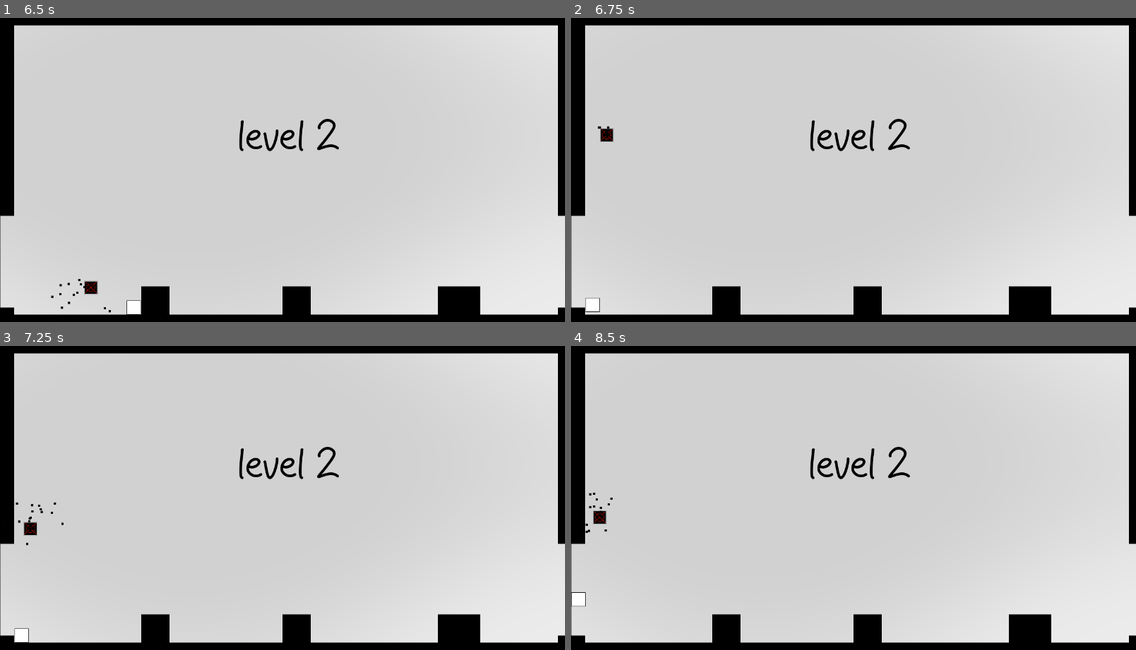
Above: before the commit, frames 1-4 (two rows, left to right).
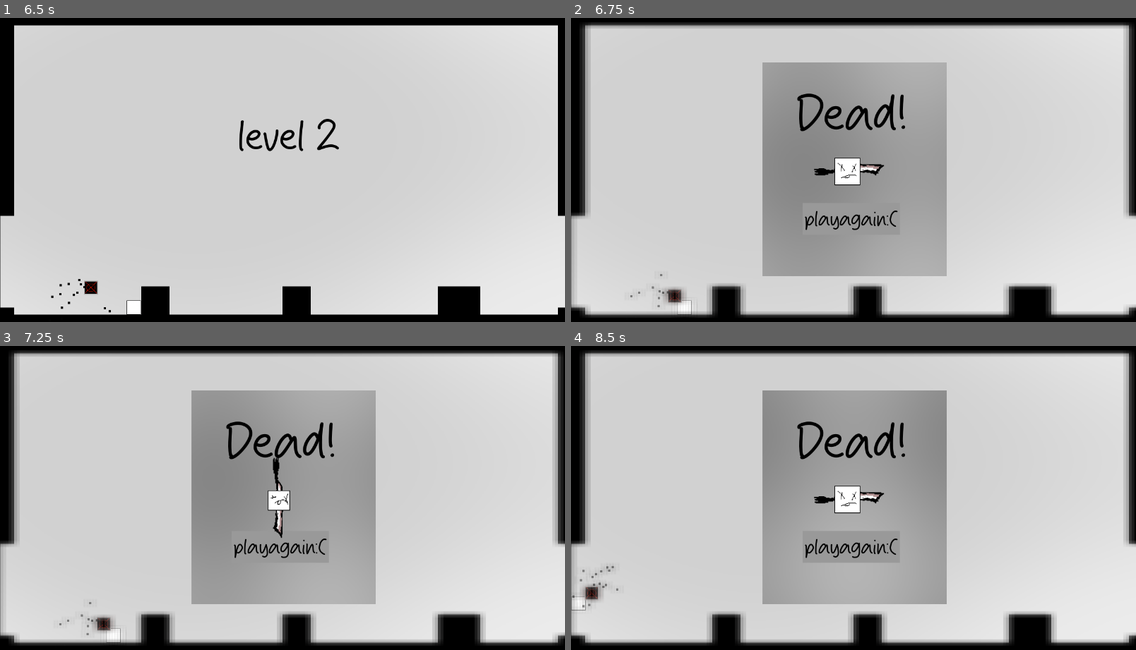
Above: after the commit, the same moments.

Repository: slothfs/It-follows
Game: Godot game, scene res://scenes/level/main_menu.tscn
The game is run twice, just before and just after one commit, with the same random seed, the same clock (stepped at 60 frames per second) and the same inputs.
Inputs (mouse positions are in pixels of both pictures, inside the frame that each line leads up to):
- Up to frame 1 (6.5 s): click (305, 170) at 0.5 s; tap Enter at 1.25 s; hold D (right) 1.28-2.78 s; tap Alt every 1.5 s from 1.35 to 5.85 s; tap W (jump) at 1.52, 2.27, 3.77, 4.52, 5.27 s; tap Shift at 2.1, 3.6, 5.1 s; hold A (left) 2.78-3.53 s; hold D (right) 3.53-5.03 s; hold A (left) 5.03-5.78 s; hold D (right) from 5.78 s (still down)
- Up to frame 2 (6.75 s): release D (right) at 6.53 s; hold A (left) from 6.53 s (still down); tap Shift at 6.6 s
- Up to frame 3 (7.25 s): keep holding A (left); tap W (jump) at 6.77 s
- Up to frame 4 (8.5 s): release A (left) at 7.25 s; click (853, 546) at 7.25 s, where only the run after the commit has a clickable "playagain:("; hold A (left) from 8.03 s (still down); tap Alt at 8.1 s; tap W (jump) at 8.27 s

Frame 1 is identical in both runs. In frame 2, 30% of the frame differs, in the area x 0-100%, y 1-99%; in frame 3, 30%; in frame 4, 30%.

Commit message:
added a game over system

Diff:
--- a/project.godot
+++ b/project.godot
@@ -19,6 +19,7 @@
 
 window/size/viewport_width=1280
 window/size/viewport_height=720
+mouse_cursor/custom_image="uid://djx6ydn2hilas"
 
 [editor_plugins]
 
--- /dev/null
+++ b/scenes/level/death_screen.gd
@@ -0,0 +1,11 @@
+extends CanvasLayer
+
+func _ready() -> void:
+	hide()
+	process_mode = Node.PROCESS_MODE_WHEN_PAUSED
+
+
+
+
+func _on_button_pressed() -> void:
+	get_tree().reload_current_scene()
--- /dev/null
+++ b/scenes/level/death_screen.tscn
@@ -0,0 +1,117 @@
+[gd_scene format=3 uid="uid://b3y0bmpmyvu0a"]
+
+[ext_resource type="Shader" uid="uid://cxskjmb232tlu" path="res://scenes/level/pause_menu.gdshader" id="1_7rqh4"]
+[ext_resource type="Script" uid="uid://bdylhn6uu7qj7" path="res://scenes/level/death_screen.gd" id="1_l5e0p"]
+[ext_resource type="Shader" uid="uid://bjo4a3i2xdo53" path="res://scenes/lvl.gdshader" id="2_8ieh3"]
+[ext_resource type="Texture2D" uid="uid://chuccej0shulm" path="res://assets/game_o.png" id="3_72moe"]
+[ext_resource type="Texture2D" uid="uid://d2s8mavr6oh50" path="res://assets/pp.png" id="4_l5e0p"]
+
+[sub_resource type="ShaderMaterial" id="ShaderMaterial_72moe"]
+shader = ExtResource("1_7rqh4")
+shader_parameter/blur_strength = 5.0
+shader_parameter/alpha = 0.6
+
+[sub_resource type="ShaderMaterial" id="ShaderMaterial_l5e0p"]
+shader = ExtResource("2_8ieh3")
+shader_parameter/base_color = Color(0.92156863, 0.92156863, 0.92156863, 1)
+shader_parameter/wave_color = Color(0.30980393, 0.30980393, 0.30980393, 1)
+shader_parameter/speed = 1.0
+shader_parameter/strength = 0.004
+shader_parameter/scale = 5.0
+
+[sub_resource type="StyleBoxFlat" id="StyleBoxFlat_q8mu7"]
+
+[sub_resource type="AtlasTexture" id="AtlasTexture_q8mu7"]
+atlas = ExtResource("3_72moe")
+region = Rect2(0, 0, 256, 256)
+
+[sub_resource type="AtlasTexture" id="AtlasTexture_rfc6d"]
+atlas = ExtResource("3_72moe")
+region = Rect2(256, 0, 256, 256)
+
+[sub_resource type="AtlasTexture" id="AtlasTexture_dsnti"]
+atlas = ExtResource("3_72moe")
+region = Rect2(512, 0, 256, 256)
+
+[sub_resource type="AtlasTexture" id="AtlasTexture_cfal2"]
+atlas = ExtResource("3_72moe")
+region = Rect2(768, 0, 256, 256)
+
+[sub_resource type="AtlasTexture" id="AtlasTexture_dlx64"]
+atlas = ExtResource("4_l5e0p")
+region = Rect2(0, 0, 92, 84)
+
+[sub_resource type="SpriteFrames" id="SpriteFrames_y5d5p"]
+animations = [{
+"frames": [{
+"duration": 1.0,
+"texture": SubResource("AtlasTexture_q8mu7")
+}, {
+"duration": 1.0,
+"texture": SubResource("AtlasTexture_rfc6d")
+}, {
+"duration": 1.0,
+"texture": SubResource("AtlasTexture_dsnti")
+}, {
+"duration": 1.0,
+"texture": SubResource("AtlasTexture_cfal2")
+}, {
+"duration": 1.0,
+"texture": SubResource("AtlasTexture_dlx64")
+}],
+"loop": false,
+"name": &"default",
+"speed": 2.0
+}]
+
+[node name="DeathScreen" type="CanvasLayer" unique_id=2018636282]
+visible = false
+script = ExtResource("1_l5e0p")
+
+[node name="BG" type="ColorRect" parent="." unique_id=635626969]
+material = SubResource("ShaderMaterial_72moe")
+anchors_preset = 15
+anchor_right = 1.0
+anchor_bottom = 1.0
+grow_horizontal = 2
+grow_vertical = 2
+
+[node name="ColorRect" type="ColorRect" parent="." unique_id=2080375477]
+material = SubResource("ShaderMaterial_l5e0p")
+offset_left = 434.0
+offset_top = 112.0
+offset_right = 851.0
+offset_bottom = 597.0
+size_flags_vertical = 4
+color = Color(0.37716255, 0.37716258, 0.37716255, 1)
+
+[node name="Label" type="Label" parent="ColorRect" unique_id=1962137427]
+layout_mode = 0
+offset_left = 75.0
+offset_top = 41.0
+offset_right = 335.0
+offset_bottom = 194.0
+theme_override_colors/font_color = Color(0, 0, 0, 1)
+theme_override_font_sizes/font_size = 120
+text = "Dead!"
+
+[node name="Button" type="Button" parent="ColorRect" unique_id=1321193894]
+layout_mode = 0
+offset_left = 91.0
+offset_top = 319.0
+offset_right = 311.0
+offset_bottom = 391.0
+theme_override_colors/font_color = Color(0, 0, 0, 1)
+theme_override_font_sizes/font_size = 50
+theme_override_styles/normal = SubResource("StyleBoxFlat_q8mu7")
+text = "playagain:("
+
+[node name="AnimatedSprite2D" type="AnimatedSprite2D" parent="." unique_id=203690814]
+position = Vector2(630, 355)
+scale = Vector2(0.6393507, 0.7367416)
+sprite_frames = SubResource("SpriteFrames_y5d5p")
+autoplay = "default"
+frame = 4
+frame_progress = 1.0
+
+[connection signal="pressed" from="ColorRect/Button" to="." method="_on_button_pressed"]
--- a/scenes/level/level_2.tscn
+++ b/scenes/level/level_2.tscn
@@ -7,6 +7,7 @@
 [ext_resource type="PackedScene" uid="uid://dlt3vpvj1thbb" path="res://scenes/shadow.tscn" id="3_c0fdf"]
 [ext_resource type="PackedScene" uid="uid://bnlmd3mbmpi0s" path="res://scenes/level/fade.tscn" id="6_m25sp"]
 [ext_resource type="PackedScene" uid="uid://dvw184qab7hx2" path="res://scenes/level/pause_menu.tscn" id="7_72p4d"]
+[ext_resource type="PackedScene" uid="uid://b3y0bmpmyvu0a" path="res://scenes/level/death_screen.tscn" id="8_dsovt"]
 
 [sub_resource type="ShaderMaterial" id="ShaderMaterial_m25sp"]
 shader = ExtResource("2_tguex")
@@ -81,4 +82,6 @@
 
 [node name="PauseMenu" parent="." unique_id=1883003045 instance=ExtResource("7_72p4d")]
 
+[node name="DeathScreen" parent="." unique_id=2018636282 instance=ExtResource("8_dsovt")]
+
 [connection signal="body_entered" from="lvl2" to="." method="_on_lvl_2_body_entered"]
--- a/scenes/level/level_3.tscn
+++ b/scenes/level/level_3.tscn
@@ -7,6 +7,7 @@
 [ext_resource type="PackedScene" uid="uid://dlt3vpvj1thbb" path="res://scenes/shadow.tscn" id="3_ss58e"]
 [ext_resource type="PackedScene" uid="uid://bnlmd3mbmpi0s" path="res://scenes/level/fade.tscn" id="6_y16bo"]
 [ext_resource type="PackedScene" uid="uid://dvw184qab7hx2" path="res://scenes/level/pause_menu.tscn" id="7_2o5k4"]
+[ext_resource type="PackedScene" uid="uid://b3y0bmpmyvu0a" path="res://scenes/level/death_screen.tscn" id="8_dara0"]
 
 [sub_resource type="ShaderMaterial" id="ShaderMaterial_b88og"]
 shader = ExtResource("1_ss58e")
@@ -82,4 +83,6 @@
 
 [node name="PauseMenu" parent="." unique_id=1883003045 instance=ExtResource("7_2o5k4")]
 
+[node name="DeathScreen" parent="." unique_id=2018636282 instance=ExtResource("8_dara0")]
+
 [connection signal="body_entered" from="Area2D" to="." method="_on_area_2d_body_entered"]
--- a/scenes/level/level_4.tscn
+++ b/scenes/level/level_4.tscn
@@ -7,6 +7,7 @@
 [ext_resource type="PackedScene" uid="uid://dlt3vpvj1thbb" path="res://scenes/shadow.tscn" id="4_xkhgr"]
 [ext_resource type="PackedScene" uid="uid://bnlmd3mbmpi0s" path="res://scenes/level/fade.tscn" id="6_tggsh"]
 [ext_resource type="PackedScene" uid="uid://dvw184qab7hx2" path="res://scenes/level/pause_menu.tscn" id="7_35wxs"]
+[ext_resource type="PackedScene" uid="uid://b3y0bmpmyvu0a" path="res://scenes/level/death_screen.tscn" id="8_kei7b"]
 
 [sub_resource type="ShaderMaterial" id="ShaderMaterial_av8io"]
 shader = ExtResource("1_wmkn8")
@@ -76,4 +77,6 @@
 
 [node name="PauseMenu" parent="." unique_id=1883003045 instance=ExtResource("7_35wxs")]
 
+[node name="DeathScreen" parent="." unique_id=2018636282 instance=ExtResource("8_kei7b")]
+
 [connection signal="body_entered" from="lvl" to="." method="_on_lvl_body_entered"]
--- a/scenes/level/level_5.tscn
+++ b/scenes/level/level_5.tscn
@@ -7,6 +7,7 @@
 [ext_resource type="PackedScene" uid="uid://dlt3vpvj1thbb" path="res://scenes/shadow.tscn" id="5_l3gn7"]
 [ext_resource type="PackedScene" uid="uid://bnlmd3mbmpi0s" path="res://scenes/level/fade.tscn" id="6_b71tw"]
 [ext_resource type="PackedScene" uid="uid://dvw184qab7hx2" path="res://scenes/level/pause_menu.tscn" id="7_4kvp3"]
+[ext_resource type="PackedScene" uid="uid://b3y0bmpmyvu0a" path="res://scenes/level/death_screen.tscn" id="8_l3gn7"]
 
 [sub_resource type="ShaderMaterial" id="ShaderMaterial_sij8g"]
 shader = ExtResource("1_yuhs0")
@@ -85,8 +86,12 @@
 text = "level 5"
 
 [node name="Fade" parent="." unique_id=575649592 instance=ExtResource("6_b71tw")]
+visible = false
 
 [node name="PauseMenu" parent="." unique_id=1883003045 instance=ExtResource("7_4kvp3")]
+visible = false
+
+[node name="DeathScreen" parent="." unique_id=2018636282 instance=ExtResource("8_l3gn7")]
 
 [connection signal="body_entered" from="teleport" to="." method="_on_teleport_body_entered"]
 [connection signal="body_entered" from="lvl" to="." method="_on_lvl_body_entered"]
--- /dev/null
+++ b/scenes/level/level_6.tscn
@@ -0,0 +1,18 @@
+[gd_scene format=3 uid="uid://cppyjewo7pav8"]
+
+[ext_resource type="Shader" uid="uid://bjo4a3i2xdo53" path="res://scenes/lvl.gdshader" id="1_3cckn"]
+
+[sub_resource type="ShaderMaterial" id="ShaderMaterial_u1btj"]
+shader = ExtResource("1_3cckn")
+shader_parameter/base_color = Color(0.92, 0.92, 0.92, 1)
+shader_parameter/wave_color = Color(0.82, 0.82, 0.82, 1)
+shader_parameter/speed = 1.0
+shader_parameter/strength = 0.03
+shader_parameter/scale = 6.0
+
+[node name="level6" type="Node2D" unique_id=2045242448]
+
+[node name="ColorRect" type="ColorRect" parent="." unique_id=1983306223]
+material = SubResource("ShaderMaterial_u1btj")
+offset_right = 1275.0
+offset_bottom = 709.0
--- a/scenes/level/main.tscn
+++ b/scenes/level/main.tscn
@@ -7,6 +7,7 @@
 [ext_resource type="Texture2D" uid="uid://by3107hl35mwv" path="res://assets/plaayer/shadow.png" id="3_x0mk0"]
 [ext_resource type="PackedScene" uid="uid://bnlmd3mbmpi0s" path="res://scenes/level/fade.tscn" id="6_x0mk0"]
 [ext_resource type="PackedScene" uid="uid://dvw184qab7hx2" path="res://scenes/level/pause_menu.tscn" id="7_2hqms"]
+[ext_resource type="PackedScene" uid="uid://b3y0bmpmyvu0a" path="res://scenes/level/death_screen.tscn" id="8_1bkat"]
 
 [sub_resource type="ShaderMaterial" id="ShaderMaterial_2hqms"]
 shader = ExtResource("2_x0mk0")
@@ -83,4 +84,6 @@
 [node name="PauseMenu" parent="." unique_id=1883003045 instance=ExtResource("7_2hqms")]
 layer = 6
 
+[node name="DeathScreen" parent="." unique_id=2018636282 instance=ExtResource("8_1bkat")]
+
 [connection signal="body_entered" from="lvl1" to="." method="_on_lvl_1_body_entered"]
--- a/script/player.gd
+++ b/script/player.gd
@@ -1,3 +1,4 @@
+class_name Player
 extends CharacterBody2D
 
 @export var speed: float = 200.0
@@ -23,5 +24,7 @@
 
 	move_and_slide()
 
-func die():
-	get_tree().reload_current_scene()
+func die() -> void:
+	get_tree().paused = true
+	var death_screen: CanvasLayer = get_tree().current_scene.get_node("DeathScreen") as CanvasLayer
+	death_screen.show()
Binary file added: assets/cursor.png
Not shown, added: assets/cursor.png.import
Binary file added: assets/game_o.png
Not shown, added: assets/game_o.png.import
Binary file added: assets/pp.png
Not shown, added: assets/pp.png.import
Not shown, added: scenes/level/death_screen.gd.uid
